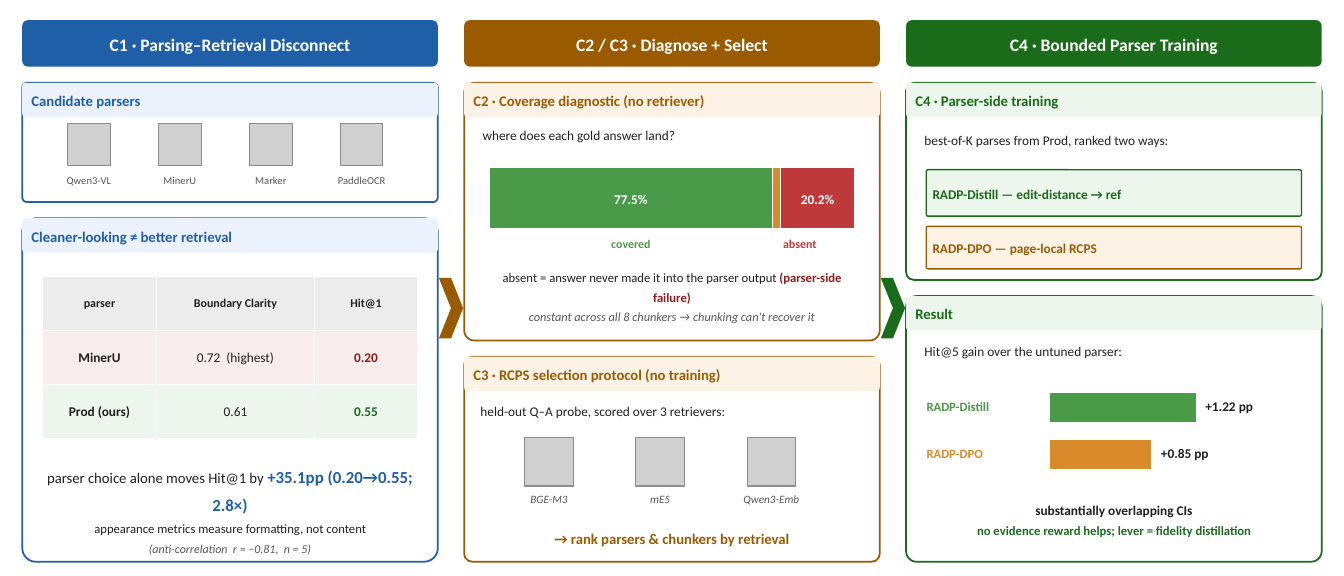
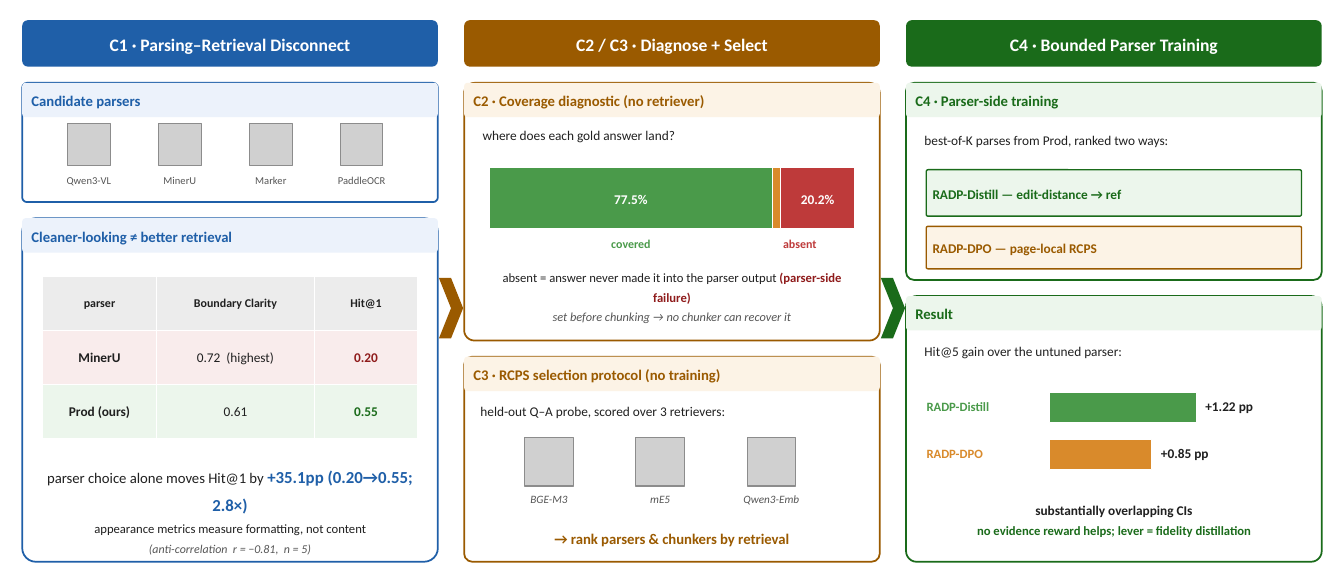
Before and after one commit to wigtn/WigtnOCR-RADP, a slide deck: slide 1 of paper/figures/fig_overview.pptx. Drawn at 1344x576 pixels with LibreOffice and Linux fonts; fonts in the diff are those of the drawing; grey boxes stand for pictures. Boxes give left, top, right and bottom in pixels: in the first picture for what was removed or moved away, otherwise in the second. Text is boxed around its words. In the diff, an @@ line names an element or a change of style, - is before the commit and + after.

```diff
--- a/paper/figures/fig_overview.pptx
+++ b/paper/figures/fig_overview.pptx
@@ text at (553, 312, 791, 323): text changed @@
-constant across all 8 chunkers → chunking can't recover it
+set before chunking → no chunker can recover it
```
Also in this commit, not shown: 8 other files.
